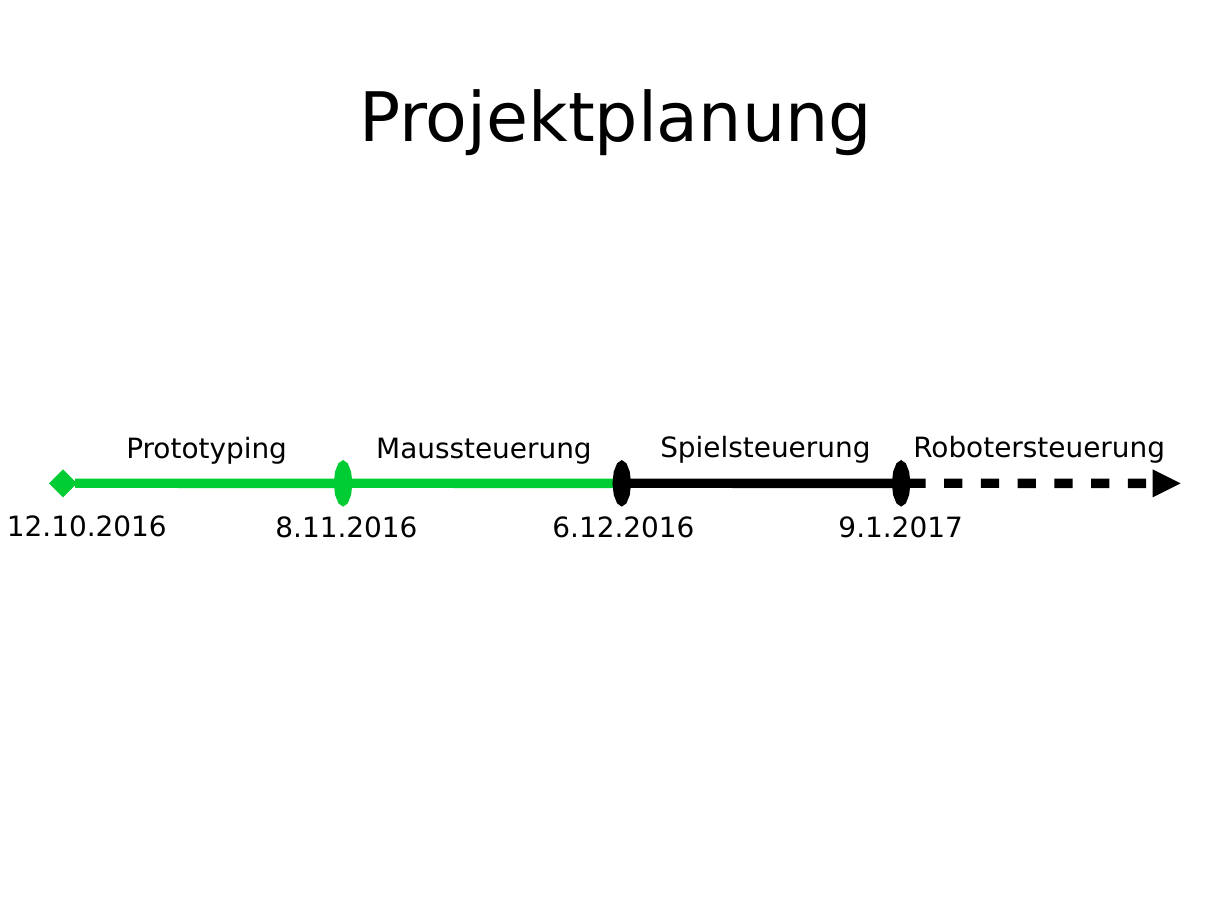
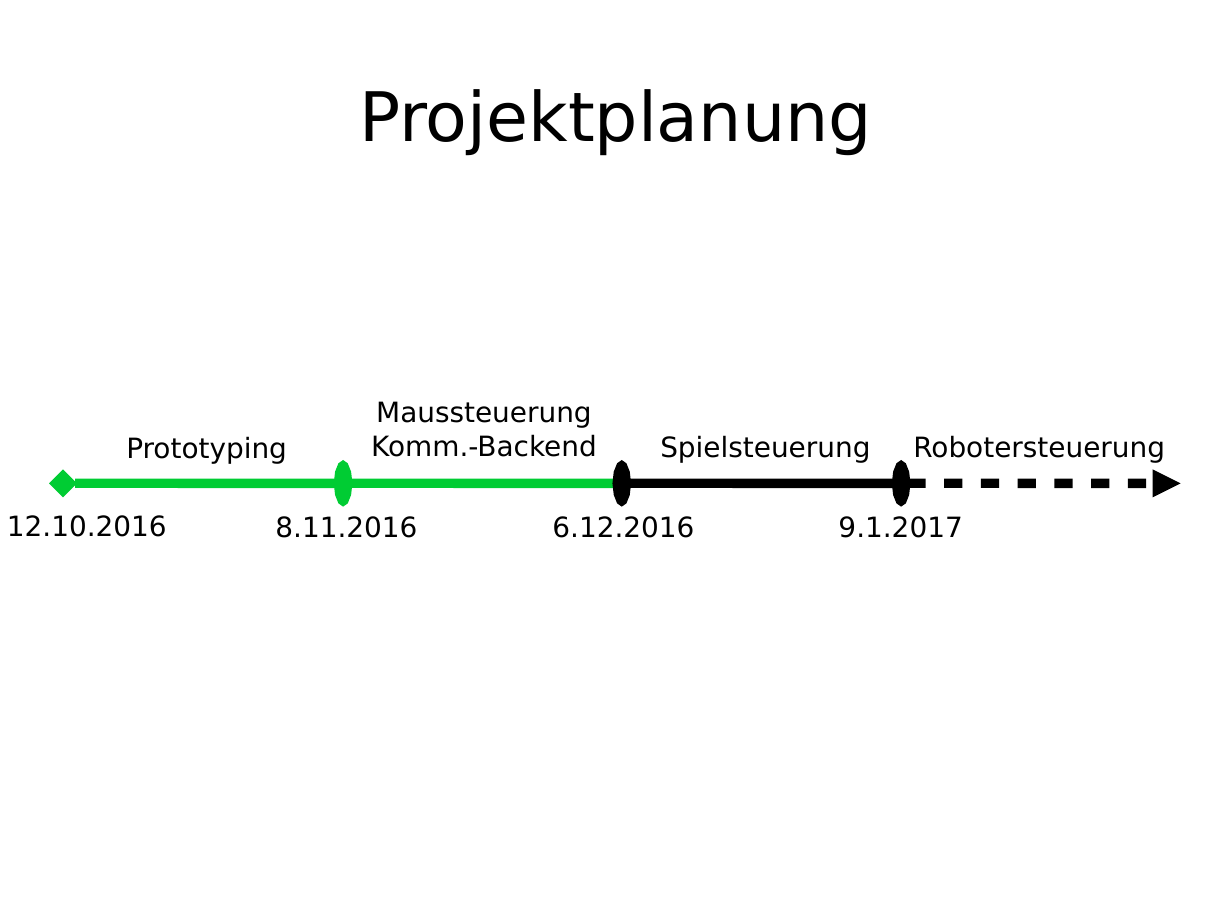
Before and after one commit to enra64/psychic-giggle, a slide deck: slide 8 of zwischenstand anfang dezember.odp. Drawn at 1232x924 pixels with LibreOffice and Linux fonts; fonts in the diff are those of the drawing. Boxes give left, top, right and bottom in pixels: in the first picture for what was removed or moved away, otherwise in the second. Text is boxed around its words. In the diff, an @@ line names an element or a change of style, - is before the commit and + after.

```diff
--- a/zwischenstand anfang dezember.odp
+++ b/zwischenstand anfang dezember.odp
@@ text "Maussteuerung": place and size @@
-text "Maussteuerung" at (376,437,591,463)
+text "Maussteuerung" at (371,401,597,457)
@@ text at (371,434,597,457): paragraph added @@
+Komm.-Backend
```
Also in this commit, not shown: 9 other slides changed.
